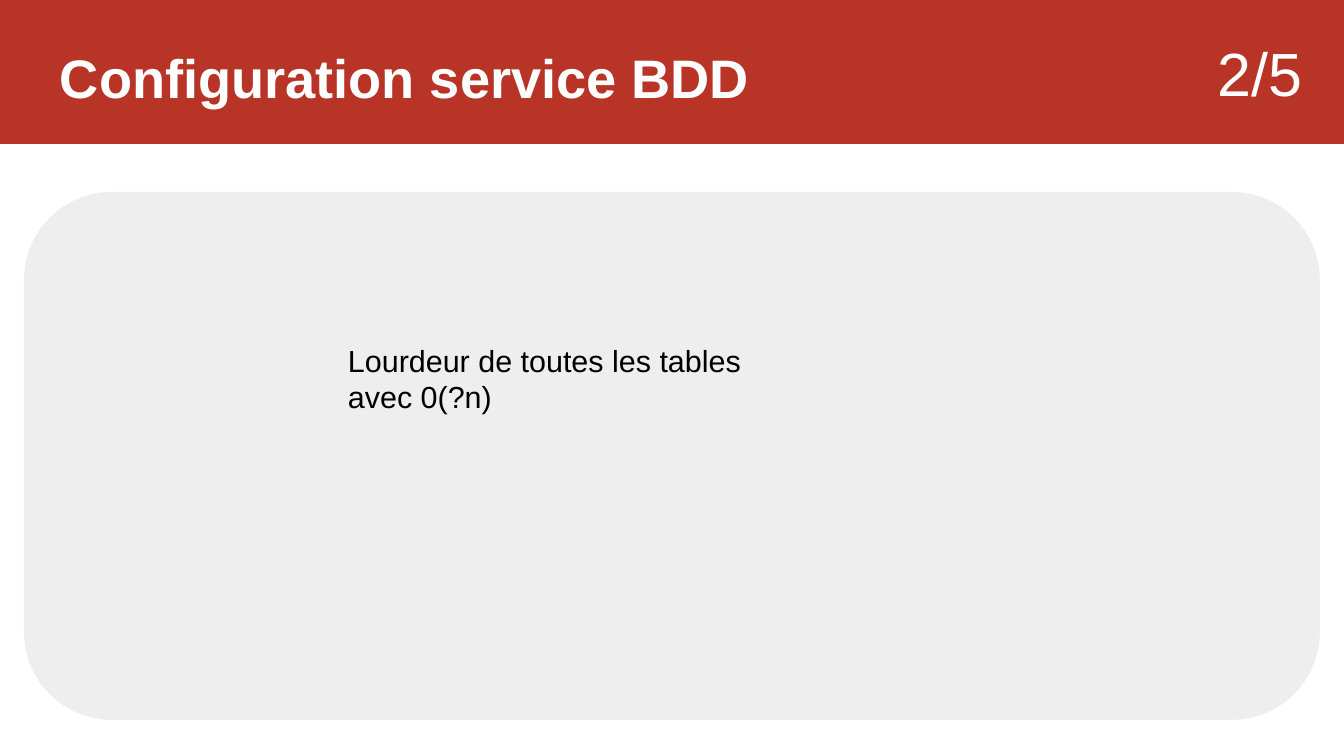
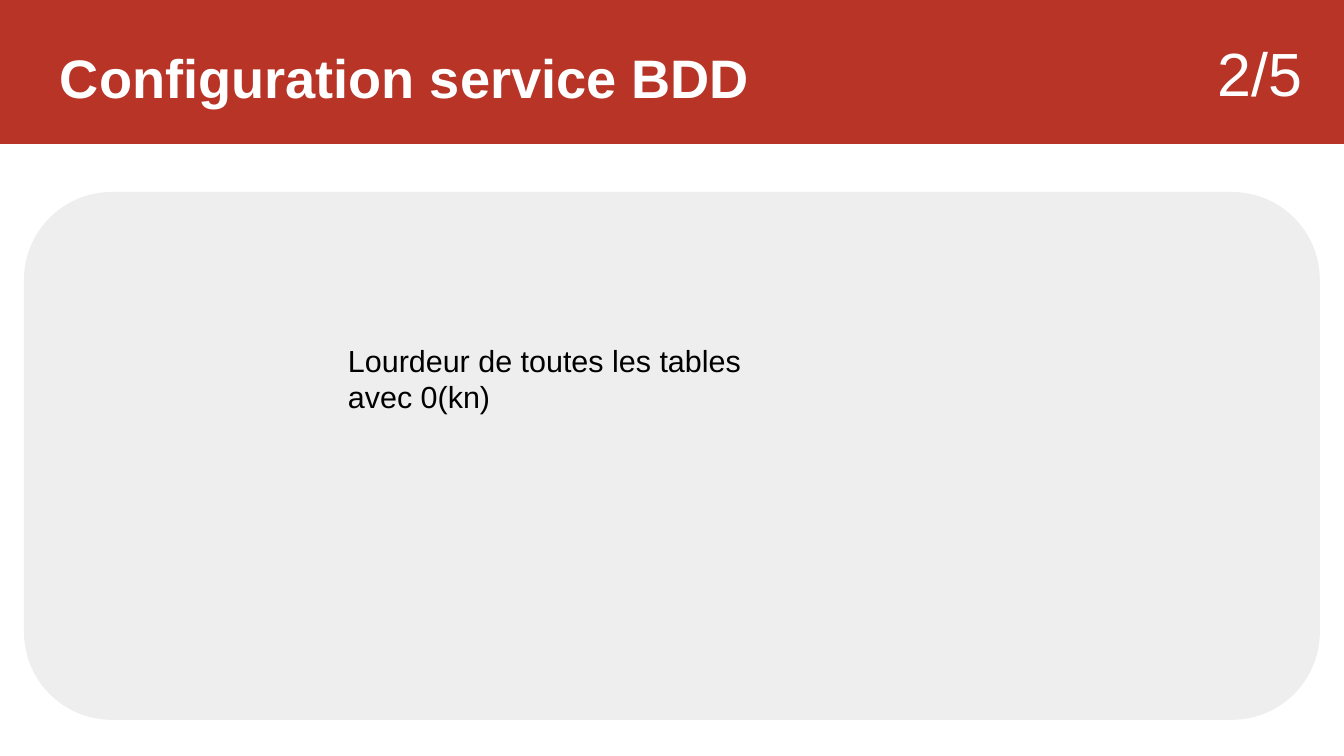
Before and after one commit to Sauvage89/sechoir-houblon, a slide deck: slide 11 of doc/diaporama/revu2/revu2_sauvage.odp (slide 24 before the commit). Drawn at 1344x756 pixels with LibreOffice and Linux fonts; fonts in the diff are those of the drawing. Boxes give left, top, right and bottom in pixels: in the first picture for what was removed or moved away, otherwise in the second. Text is boxed around its words. In the diff, an @@ line names an element or a change of style, - is before the commit and + after.

```diff
--- a/doc/diaporama/revu2/revu2_sauvage.odp
+++ b/doc/diaporama/revu2/revu2_sauvage.odp
@@ text at bbox=[348, 350, 741, 414]: text changed @@
-Lourdeur de toutes les tables avec 0(?n)
+Lourdeur de toutes les tables avec 0(kn)
```
Also in this commit, not shown: 12 other slides changed, 1 slide removed, 1 other file.
